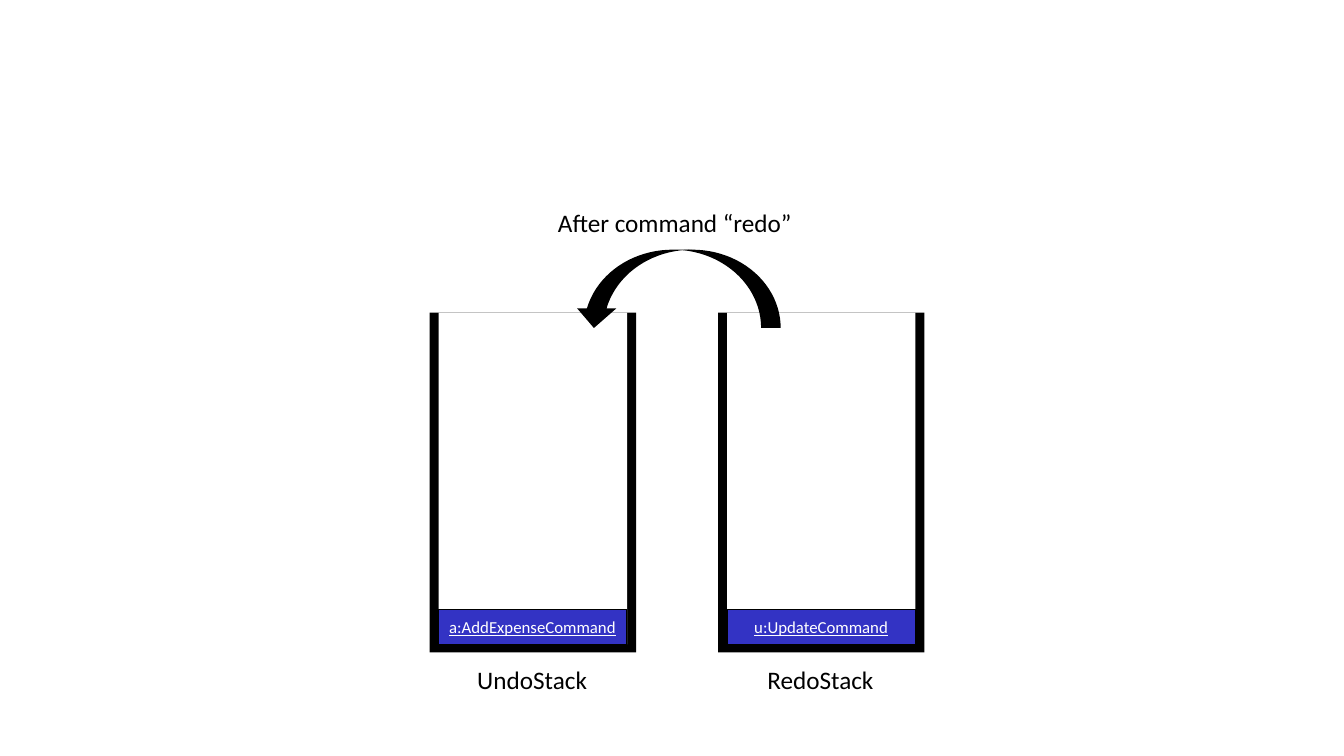
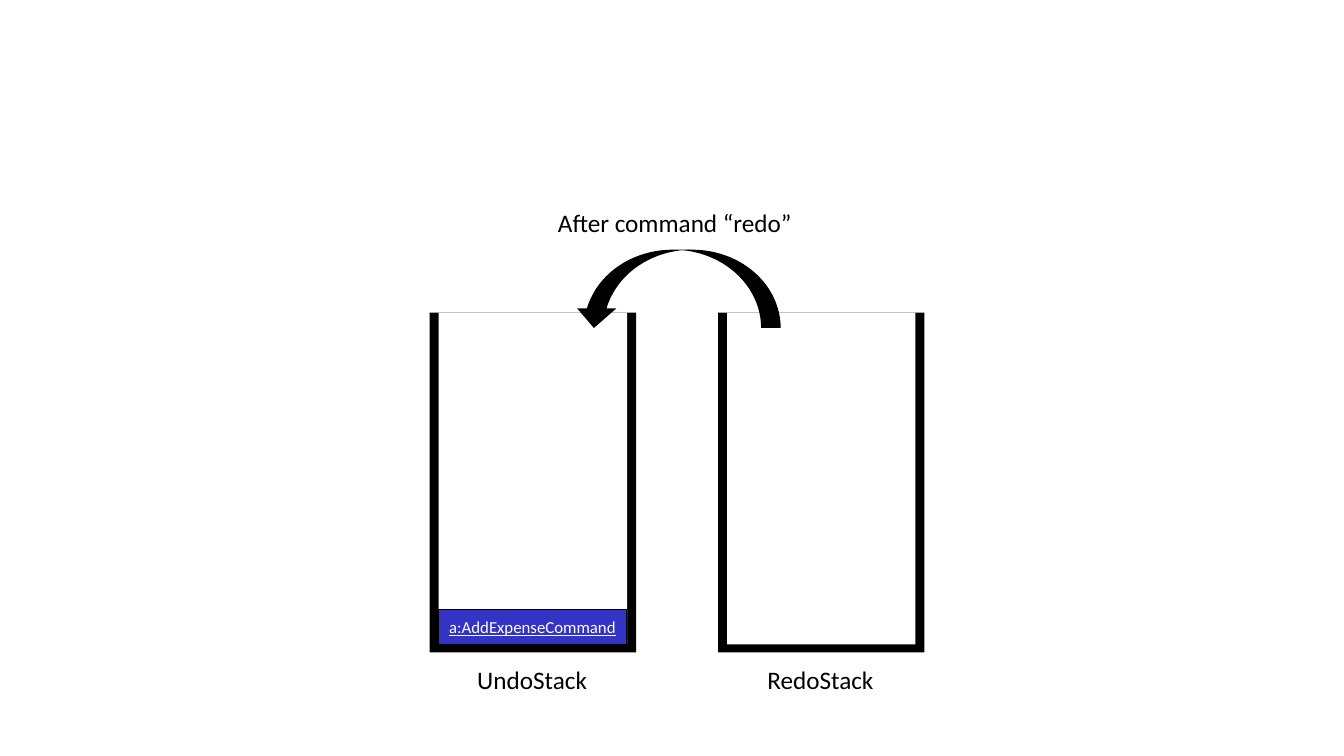
Before and after one commit to AY1920S1-CS2103T-W12-2/main, a slide deck: slide 6 of images/UndoAndRedo/UndoAndRedoImplementation.pptx. Drawn at 1344x756 pixels with LibreOffice and Linux fonts; fonts in the diff are those of the drawing. Boxes give left, top, right and bottom in pixels: in the first picture for what was removed or moved away, otherwise in the second. Text is boxed around its words. In the diff, an @@ line names an element or a change of style, - is before the commit and + after.

```diff
--- a/images/UndoAndRedo/UndoAndRedoImplementation.pptx
+++ b/images/UndoAndRedo/UndoAndRedoImplementation.pptx
@@ rectangle removed at (x1=727, y1=610, x2=915, y2=645) @@
-u:UpdateCommand
```
Also in this commit, not shown: 1 other slide changed, 33 other files.
